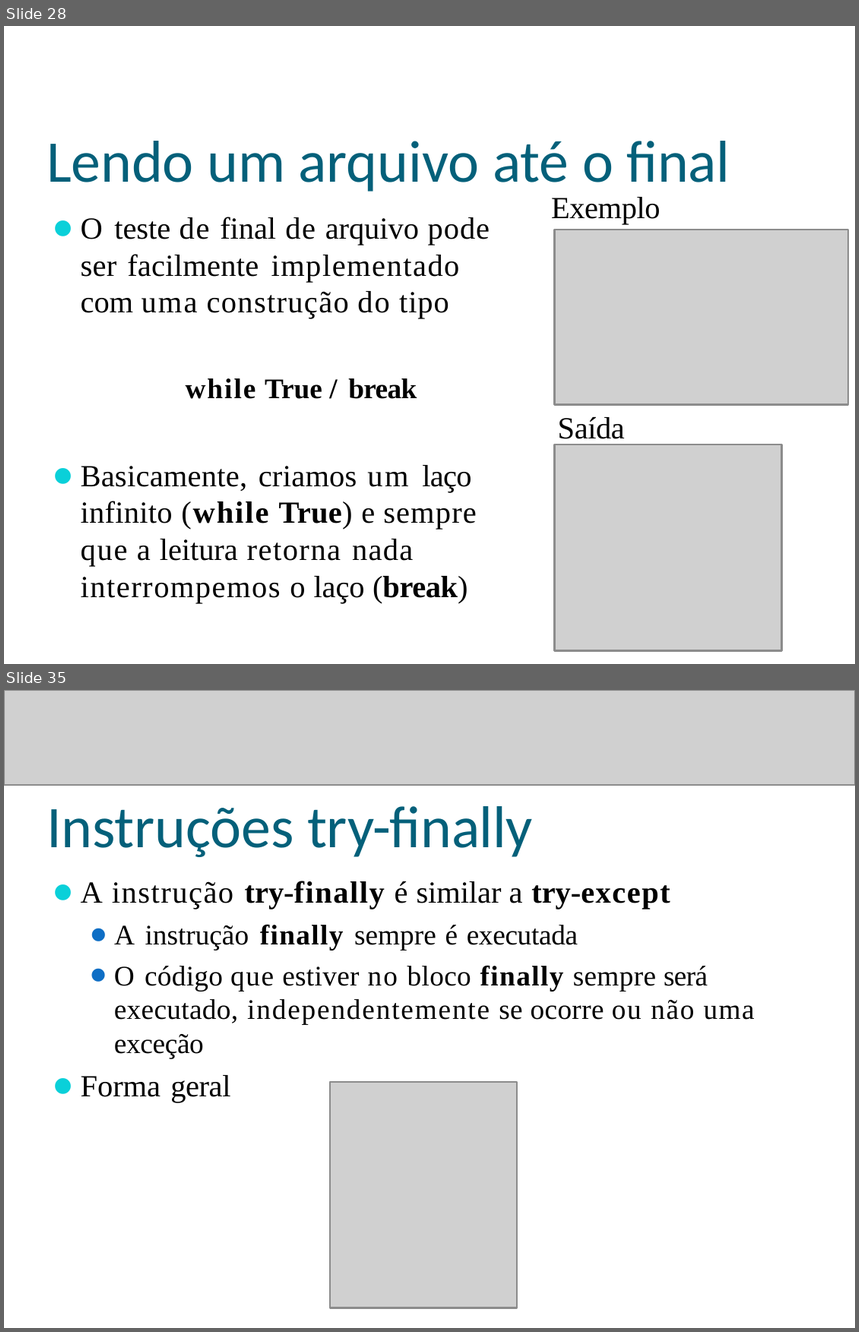
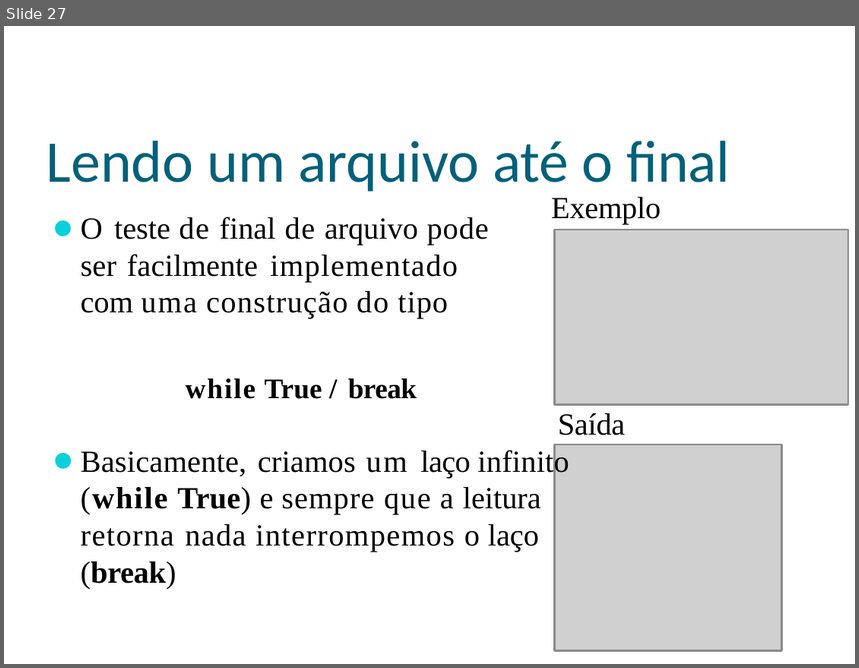
Before and after one commit to eduardocunha11/firstblog, a slide deck: aulas/pc1/AulaPython09-Arquivos.pptx. Shown one above the other, each under a label of ours: slides 28 and 35 before the commit, slide 27 after it; the slides between them are not shown. The pictures are 859x1332 and 859x668 pixels, drawn with LibreOffice and Linux fonts; fonts in the diff are those of the drawing; grey boxes stand for pictures; background and template pictures are left out. Boxes give left, top, right and bottom in pixels: in the first picture for what was removed or moved away, otherwise in the second. Text is boxed around its words. In the diff, an @@ line names an element or a change of style, - is before the commit and + after.

Commit message:
arquivos

```diff
--- a/aulas/pc1/AulaPython09-Arquivos.pptx
+++ b/aulas/pc1/AulaPython09-Arquivos.pptx
@@ slide 35 removed at (x1=4, y1=690, x2=855, y2=1328), background picture (left out) @@
@@ picture removed at (x1=4, y1=690, x2=855, y2=785) @@
@@ title removed at (x1=47, y1=806, x2=533, y2=857) @@
-Instruções try-finally
@@ text removed at (x1=81, y1=881, x2=755, y2=1103) @@
-⚫ A instrução try-finally é similar a try-except
-  ⚫ A instrução finally sempre é executada
-  ⚫ O código que estiver no bloco finally sempre será executado, independentemente se ocorre ou não uma exceção
-⚫ Forma geral
@@ picture removed at (x1=329, y1=1081, x2=516, y2=1308) @@
@@ what was slide 28 is now slide 27 @@
@@ slide 27 changed as well @@
@@ text "O teste de final de ..." at (x1=81, y1=217, x2=489, y2=319): letter spacing 0.5 to 0.4 pt in "construção"; letter spacing 0.7 to 0.6 pt in "do" @@
@@ text "while True / break" at (x1=81, y1=379, x2=626, y2=589): letter spacing 0.7 to 0.6 pt in "while", "(while"; letter spacing 0.5 to 0.4 pt in "nada"; less space between paragraphs @@
```
Also in this commit, not shown: 27 other slides changed, 9 other slides removed, 1 other file.
